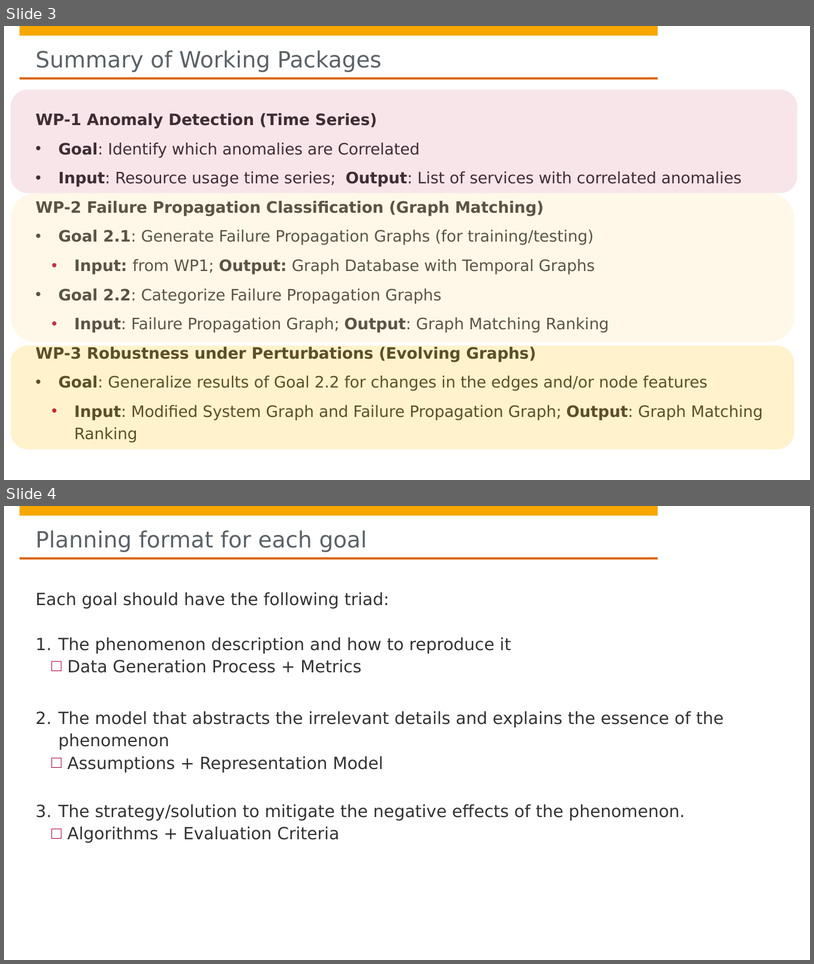
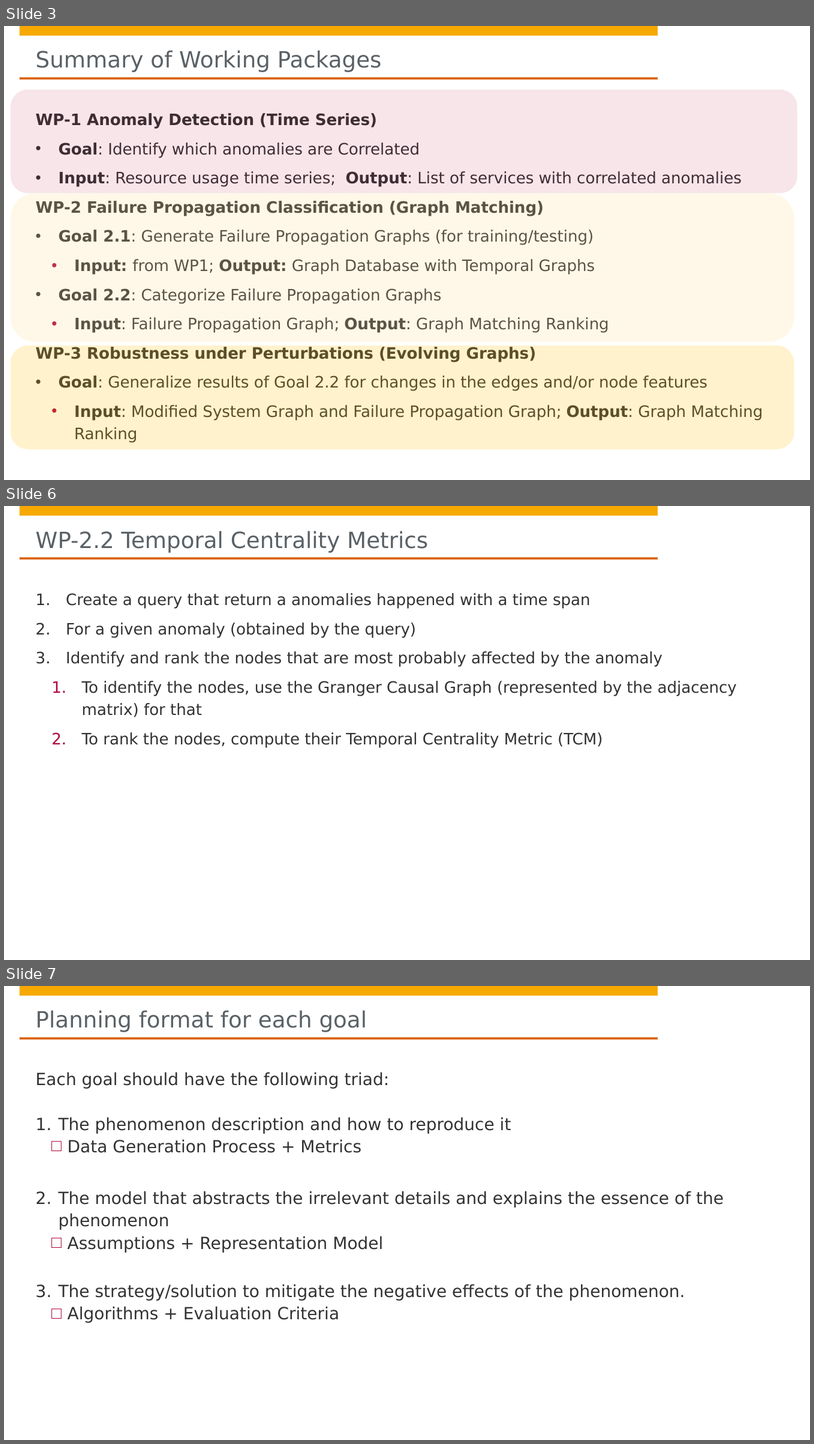
Before and after one commit to hpi-sam/Spatio-Temporal-Graphs, a slide deck: project scope/0. Project Scope.pptx. Shown one above the other, each under a label of ours: slides 3 and 4 before the commit, slides 3, 6 and 7 after it; the slides between them are not shown. The pictures are 814x964 and 814x1444 pixels, drawn with LibreOffice and Linux fonts; fonts in the diff are those of the drawing; background and template pictures are left out. Boxes give left, top, right and bottom in pixels: in the first picture for what was removed or moved away, otherwise in the second. Text is boxed around its words. In the diff, an @@ line names an element or a change of style, - is before the commit and + after.

```diff
--- a/project scope/0. Project Scope.pptx
+++ b/project scope/0. Project Scope.pptx
@@ slide 6 added at <box>4,506,810,960</box>, background #FFFFFF; not listed: 4 template elements that a slide beside it also shows @@
@@ title added at <box>36,531,428,553</box>, 26.7 pt, text #5A6166 @@
+WP-2.2 Temporal Centrality Metrics
@@ text added at <box>66,593,737,747</box>, 18.7 pt, text #323232 @@
+1. Create a query that return a anomalies happened with a time span
+2. For a given anomaly (obtained by the query)
+3. Identify and rank the nodes that are most probably affected by the anomaly
+  1. To identify the nodes, use the Granger Causal Graph (represented by the adjacency matrix) for that
+  2. To rank the nodes, compute their Temporal Centrality Metric (TCM)
@@ what was slide 4 is now slide 7 @@
```
Also in this commit, not shown: 5 slides changed, 2 other slides added.
